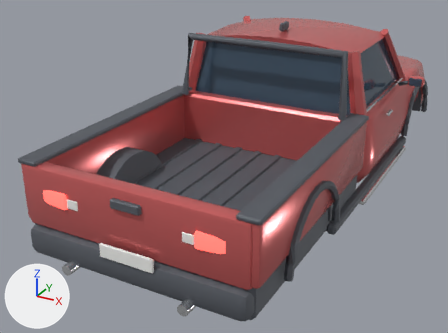
Before and after pictures for a commit that changed the FBX model Assets/GRIDROAM/Art/Models/Blender/Car_Pickup.fbx.
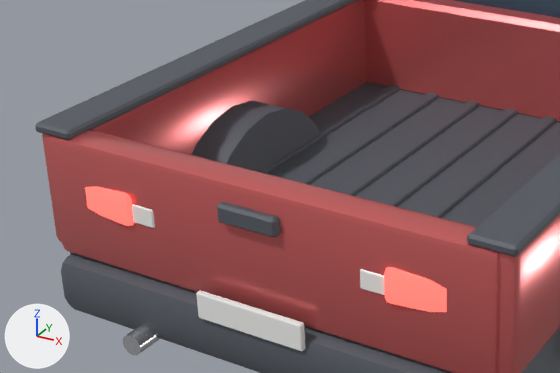
The first picture shows the older version from a camera (50 mm lens) standing at (2.3, -5.35, 2.82) and looking at (-0.35, -0.53, 0.42). The close-ups show the older and then the newer version on the part from 0% to 63% of the width and 29% to 85% of the height of that picture. Only the edits that show in the close-ups are written down. Lighting does not change. The marker at lower left points along +X, +Y and +Z. Where no turn or scale is listed for an object, it has been applied to the vertices. Vertices at exactly the same position are counted once.

The first close-up shows 'Car_Pickup', 'Car_ReverseLights', 'Car_Taillights'.
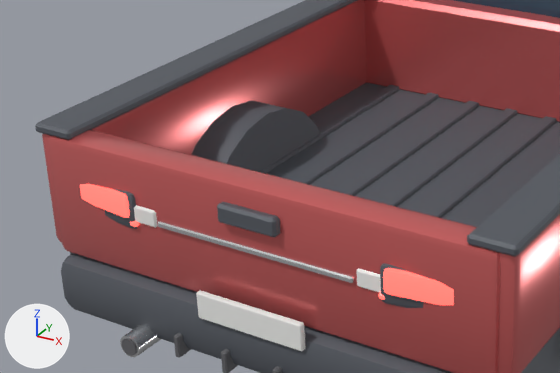
Location of each change, (x1, y1, x2, y2) in pixels of the close-ups (560 x 373 px; the box of a moved part takes in the faces that stretch with it):
'Car_Taillights', reshaped
    before: (85, 186, 447, 312)
    after: (80, 184, 454, 305)
'Car_ReverseLights', reshaped
    before: (132, 204, 385, 296)
    after: (134, 205, 381, 293)
part 1 of me_reverselight__1_0_mesh, moved or reshaped
    before: (360, 269, 385, 296)
    after: (356, 268, 381, 293)
part 2 of me_taillight__1_0_mesh, added (mostly hidden)
    after: (130, 221, 139, 227)
part 3 of me_taillight__1_0_mesh, moved or reshaped
    before: (85, 186, 134, 226)
    after: (80, 184, 130, 218)
part 4 of me_taillight__1_0_mesh, moved or reshaped
    before: (384, 267, 447, 312)
    after: (383, 268, 454, 305)
part 5 of me_pickup_frontbody_mesh, added
    after: (174, 333, 191, 358)
part 6 of me_pickup_frontbody_mesh, rebuilt (11% wider, 9% taller)
    before: (123, 325, 160, 356)
    after: (120, 324, 161, 358)
part 7 of me_pickup_frontbody_mesh, added
    after: (105, 189, 423, 373)

The change, as a list of edits to the scene's bpy script:
```text
Change me_reverselight__1_0_mesh:
    used by ob_car_reverselights; location = (0.0, 0.0, 0.0)
    remove me_reverselight__1_0_mesh.from_pydata(...)  # 48 vertices, 52 faces; spans x -0.532..0.532, y -2.495..-2.405, z 0.802..0.897
    add me_reverselight__1_0_mesh.from_pydata(...)  # 48 vertices, 52 faces; spans x -0.522..0.522, y -2.497..-2.412, z 0.809..0.894
    me_reverselight__1_0_mesh part 1: the loose piece of 24 vertices spanning x 0.412..0.532, y -2.495..-2.405, z 0.802..0.897 is scaled about its middle by (1, 0.931, 0.87), then moved by (-0.01, -0.005, 0.002)
    other edits to the shape of me_reverselight__1_0_mesh do not show in these pictures
Change me_pickup_frontbody_mesh:
    used by ob_car_pickup; location = (0.0, 0.0, 0.0)
    remove me_pickup_frontbody_mesh.from_pydata(...)  # 2915 vertices, 2862 faces; spans x -1.16..1.16, y -2.61..2.54, z 0.31..1.74
    add me_pickup_frontbody_mesh.from_pydata(...)  # 4595 vertices, 4353 faces; spans x -1.17..1.17, y -2.62..2.56, z 0.31..1.74
    me_pickup_frontbody_mesh part 5: the loose piece of 24 vertices spanning x -0.45..-0.39, y -2.39..-0.45, z 0.61..0.64 is copied, and the copy is scaled about its middle by (0.33, 0.0379, 4.55), then moved by (0.1, -1.1, -0.23), in mat_interiordark (dark grey #616165); it spans x -0.33..-0.31, y -2.56..-2.48, z 0.35..0.44
    me_pickup_frontbody_mesh part 6: the loose piece of 24 vertices spanning x -0.53..-0.44, y -2.61..-2.45, z 0.34..0.42 is rebuilt with 28 vertices and now spans x -0.53..-0.44, y -2.62..-2.46, z 0.33..0.43
    me_pickup_frontbody_mesh part 7: 256 vertices added at x -0.89..0.89, y -2.62..-2.34, z 0.35..0.93
    other edits to the shape of me_pickup_frontbody_mesh do not show in these pictures
Change me_taillight__1_0_mesh:
    used by ob_car_taillights; location = (0.0, 0.0, 0.0)
    remove me_taillight__1_0_mesh.from_pydata(...)  # 112 vertices, 108 faces; spans x -0.87..0.87, y -2.51..-2.37, z 0.79..0.92
    add me_taillight__1_0_mesh.from_pydata(...)  # 160 vertices, 160 faces; spans x -0.87..0.87, y -2.52..-2.38, z 0.8..0.93
    me_taillight__1_0_mesh part 2: a new loose piece of 24 vertices spanning x -0.77..-0.49, y -2.51..-2.4, z 0.8..0.83, in mat_taillight (red #ed504b, glowing red #f95950)
    me_taillight__1_0_mesh part 3: 2 vertices moved within x -0.87..-0.86, y -2.46..-2.38, z 0.91; 51 vertices removed from x -0.87..-0.51, y -2.51..-2.37, z 0.79..0.92; 51 vertices added at x -0.87..-0.51, y -2.52..-2.38, z 0.83..0.93
    me_taillight__1_0_mesh part 4: 2 vertices moved within x 0.86..0.87, y -2.46..-2.38, z 0.91; 51 vertices removed from x 0.51..0.87, y -2.51..-2.37, z 0.79..0.92; 51 vertices added at x 0.51..0.87, y -2.52..-2.38, z 0.83..0.93
    other edits to the shape of me_taillight__1_0_mesh do not show in these pictures
```
